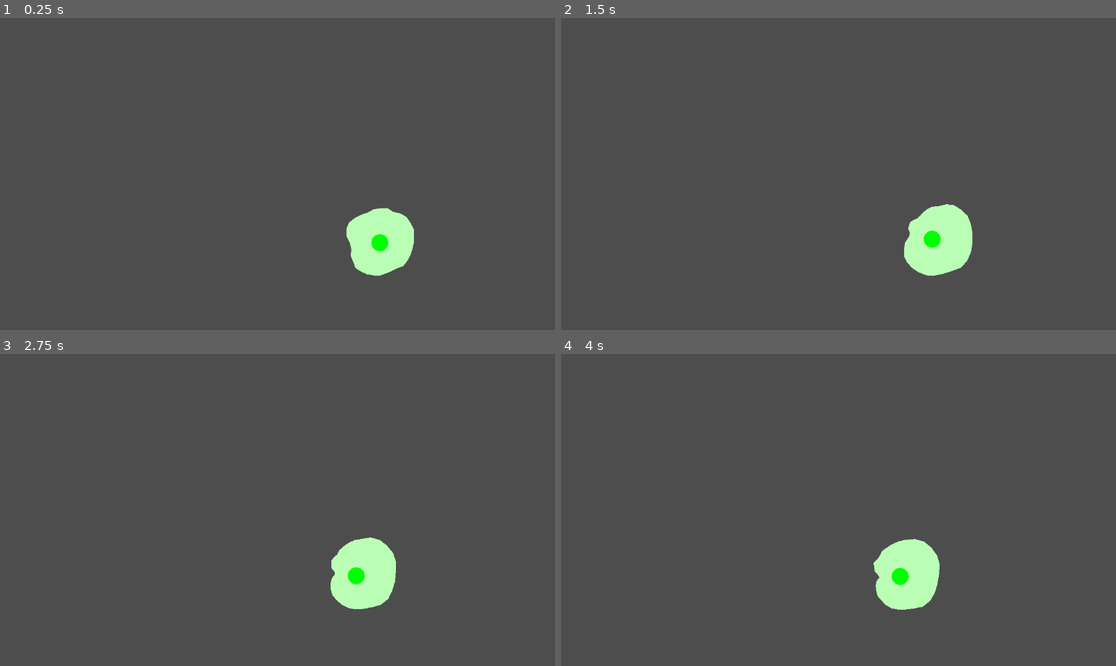
Above: before the commit, frames 1-4 (two rows, left to right).
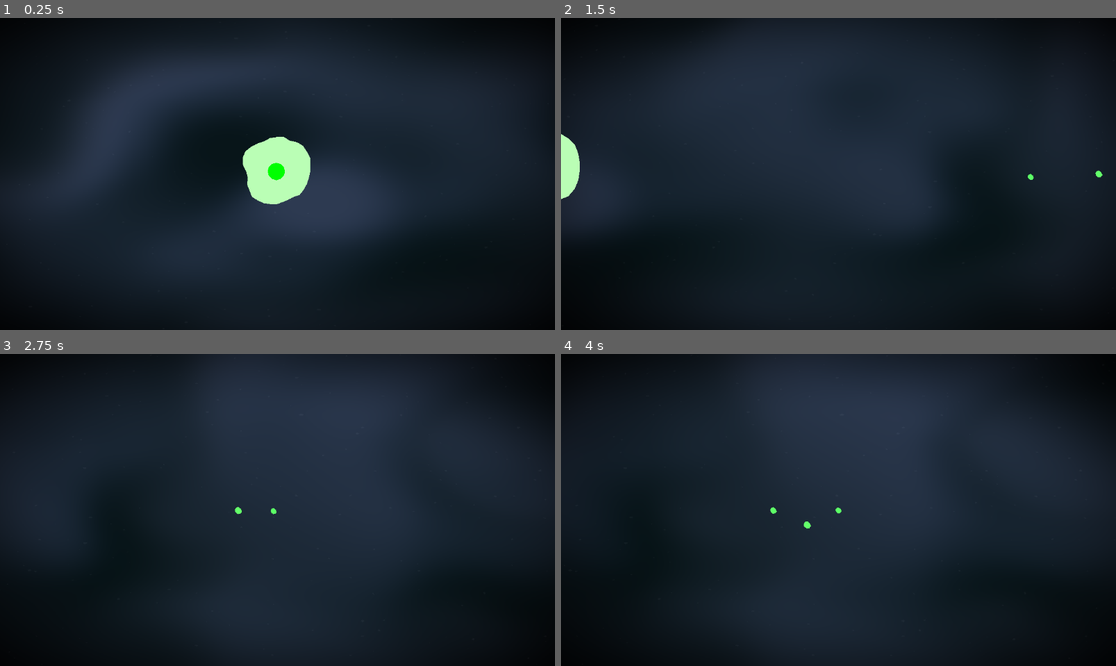
Above: after the commit, the same moments.

Repository: Snetchy09/jellism
Game: Godot game, scene res://World.tscn
Two runs of this game, one before a commit and one after it. Both use one fixed random seed, a clock stepped at 60 frames per second and the inputs below.
Inputs (mouse positions are in pixels of both pictures, inside the frame that each line leads up to):
- Up to frame 1 (0.25 s): no input
- Up to frame 2 (1.5 s): move the mouse to (960, 158) at 0.52 s; hold Right (ui_right) 0.53-1.25 s; hold Tab (ui_focus_next) 0.53-1.25 s; click (960, 158) at 0.67 s; drag from (727, 189) to (927, 233) at 1.27 s
- Up to frame 3 (2.75 s): move the mouse to (333, 441) at 2.02 s; hold Right (ui_right) from 2.03 s (still down); hold Tab (ui_focus_next) from 2.03 s (still down); click (333, 441) at 2.17 s
- Up to frame 4 (4 s): release Right (ui_right) at 2.75 s; release Tab (ui_focus_next) at 2.75 s; drag from (810, 572) to (672, 463) at 2.77 s; move the mouse to (1005, 556) at 3.52 s; hold Left (ui_left) from 3.53 s (still down); hold Tab (ui_focus_next) from 3.53 s (still down); click (1005, 556) at 3.67 s

The runs differ from the first frame. In frame 1, 100% of the frame differs, in the area x 0-100%, y 0-100%; in frame 2, 100%; in frame 3, 100%; in frame 4, 100%.

Commit message:
Test push auto

Diff:
--- /dev/null
+++ b/Biome.tscn
@@ -0,0 +1,96 @@
+[gd_scene load_steps=3 format=3 uid="uid://b1lp6wpb873um"]
+
+[sub_resource type="GDScript" id="GDScript_k3e1w"]
+script/source = "extends Area2D
+
+class_name Biome
+
+@export var biome_name: String = \"Default Biome\"
+@export var comfort: float = 0.5 # 0-1, how nice this biome is in general
+@export var nutrient_richness: float = 0.5 # 0-1, how much food typically spawns here
+@export var temperature: float = 0.5 # 0-1, can be used later for role preferences
+@export var base_color: Color = Color(0.15, 0.2, 0.3, 0.45)
+
+# World placement / shape controls
+@export var randomize_on_start: bool = true
+@export var world_half_extents: Vector2 = Vector2(2000, 2000)
+@export var min_radius: float = 400.0
+@export var max_radius: float = 900.0
+@export var z_index_in_world: int = -10
+
+# Shape / color controls
+@export var allow_circle: bool = false # default: no perfect circles
+@export var allow_ellipse: bool = true
+@export var allow_blob: bool = true
+@export var randomize_color: bool = true
+
+@onready var poly: Polygon2D = $Polygon2D
+@onready var collision_shape: CollisionShape2D = $CollisionShape2D
+
+enum ShapeMode { CIRCLE, ELLIPSE, BLOB }
+
+func _ready():
+	add_to_group(\"biomes\")
+	z_index = z_index_in_world
+	if poly:
+		poly.color = base_color
+		poly.z_index = z_index_in_world
+	if randomize_on_start:
+		_randomize_biome()
+
+func _randomize_biome():
+	var rng := RandomNumberGenerator.new()
+	rng.randomize()
+	# Random world position in a big rectangle around (0,0)
+	global_position = Vector2(
+		rng.randf_range(-world_half_extents.x, world_half_extents.x),
+		rng.randf_range(-world_half_extents.y, world_half_extents.y)
+	)
+	# Random radius / size
+	var radius: float = rng.randf_range(min_radius, max_radius)
+	if collision_shape and collision_shape.shape is CircleShape2D:
+		collision_shape.shape.radius = radius
+	# Randomize base color a bit so each biome looks different
+	if randomize_color and poly:
+		var t: float = rng.randf()
+		var col1: Color = Color(0.1, 0.25, 0.3, 0.3)
+		var col2: Color = Color(0.9, 1.0, 0.7, 0.55)
+		base_color = col1.lerp(col2, t)
+		poly.color = base_color
+	# Choose a random shape mode allowed by flags
+	var modes := []
+	if allow_circle: modes.append(ShapeMode.CIRCLE)
+	if allow_ellipse: modes.append(ShapeMode.ELLIPSE)
+	if allow_blob: modes.append(ShapeMode.BLOB)
+	if modes.is_empty():
+		modes.append(ShapeMode.BLOB)
+	var mode: int = modes[rng.randi() % modes.size()]
+	# Build polygon according to mode
+	if poly:
+		var pts := PackedVector2Array()
+		var segments := 48
+		var stretch_x: float = 1.0
+		var stretch_y: float = 1.0
+		if mode == ShapeMode.ELLIPSE:
+			stretch_x = rng.randf_range(0.5, 1.6)
+			stretch_y = rng.randf_range(0.5, 1.6)
+		for i in range(segments):
+			var angle: float = TAU * float(i) / float(segments)
+			var r: float = radius
+			if mode == ShapeMode.BLOB:
+				var wobble: float = rng.randf_range(-0.35, 0.35)
+				r *= 1.0 + wobble
+			var dir := Vector2(cos(angle) * stretch_x, sin(angle) * stretch_y).normalized()
+			pts.append(dir * r)
+		poly.polygon = pts
+"
+
+[sub_resource type="CircleShape2D" id="CircleShape2D_k3e1w"]
+
+[node name="Biome" type="Area2D" groups=["biomes"]]
+script = SubResource("GDScript_k3e1w")
+
+[node name="CollisionShape2D" type="CollisionShape2D" parent="."]
+shape = SubResource("CircleShape2D_k3e1w")
+
+[node name="Polygon2D" type="Polygon2D" parent="."]
--- /dev/null
+++ b/BiomeField.gd
@@ -0,0 +1,82 @@
+extends Node2D
+class_name BiomeField
+
+var background_rect: ColorRect
+@export var detail_scale: float = 15.0 # Match your 'UV * 15.0'
+
+func _ready():
+	z_index = -100
+	_create_background()
+
+func _create_background():
+	var canvas = CanvasLayer.new()
+	canvas.layer = -100
+	add_child(canvas)
+
+	background_rect = ColorRect.new()
+	background_rect.set_anchors_and_offsets_preset(Control.PRESET_FULL_RECT)
+	canvas.add_child(background_rect)
+
+	var mat = ShaderMaterial.new()
+	mat.shader = _get_shader()
+	background_rect.material = mat
+
+func _process(_delta):
+	var cam = get_viewport().get_camera_2d()
+	if cam:
+		background_rect.material.set_shader_parameter("cam_pos", cam.global_position)
+		background_rect.material.set_shader_parameter("zoom", cam.zoom.x)
+
+# THIS IS THE INTERACTIVE PART:
+# Any script can call: BiomeField.get_biome_at(position)
+static func get_biome_influence(pos: Vector2) -> float:
+	# We use a simple noise here that mimics the shader's 'n' value
+	# You can use a FastNoiseLite property here to match perfectly
+	return randf() # Placeholder: Replace with noise calculation if needed
+
+func _get_shader() -> Shader:
+	var shader = Shader.new()
+	shader.code = """
+	shader_type canvas_item;
+	uniform vec2 cam_pos;
+	uniform float zoom;
+
+	vec2 hash(vec2 p) {
+		p = vec2(dot(p, vec2(127.1, 311.7)), dot(p, vec2(269.5, 183.3)));
+		return -1.0 + 2.0 * fract(sin(p) * 43758.5453123);
+	}
+
+	float noise(vec2 p) {
+		vec2 i = floor(p); vec2 f = fract(p);
+		vec2 u = f*f*(3.0-2.0*f);
+		return mix(mix(dot(hash(i + vec2(0,0)), f - vec2(0,0)),
+		               dot(hash(i + vec2(1,0)), f - vec2(1,0)), u.x),
+		           mix(dot(hash(i + vec2(0,1)), f - vec2(0,1)),
+		               dot(hash(i + vec2(1,1)), f - vec2(1,1)), u.x), u.y);
+	}
+
+	void fragment() {
+		// FIXED WORLD COORDS
+		vec2 world_uv = (SCREEN_UV - 0.5) / zoom + (cam_pos * 0.001);
+		vec2 uv = world_uv * 2.0;
+		float t = TIME * 0.1;
+
+		float n = noise(uv + t);
+		n += 0.5 * noise(uv * 2.0 - t * 0.5);
+
+		// VIGNETTE STAYS STUCK TO SCREEN
+		float dist = distance(SCREEN_UV, vec2(0.5));
+
+		vec3 col;
+		col.r = 0.1 + 0.2 * noise(uv + n + 0.01);
+		col.g = 0.15 + 0.2 * noise(uv + n);
+		col.b = 0.2 + 0.3 * noise(uv + n - 0.01);
+
+		col *= smoothstep(0.8, 0.3, dist); // Use SCREEN_UV dist
+
+		if (noise(uv * 50.0) > 0.48) col += 0.03;
+
+		COLOR = vec4(col, 1.0);
+	}
+	"""
+	return shader
--- a/Camera2d.gd
+++ b/Camera2d.gd
@@ -5,15 +5,51 @@
 var min_zoom: float = 0.2
 var max_zoom: float = 2.0
 
+var pan_speed: float = 600.0
+var pan_accel: float = 8.0
+var pan_decel: float = 6.0
+var drag_pan_sensitivity: float = 1.0
+
+var _velocity: Vector2 = Vector2.ZERO
+var _target_position: Vector2
+
+func _ready():
+	_target_position = global_position
+
 func _input(event):
 	if event is InputEventMouseButton:
-		if event.button_index == MOUSE_BUTTON_WHEEL_UP:
+		if event.button_index == MOUSE_BUTTON_WHEEL_UP and event.pressed:
 			target_zoom = clamp(target_zoom + 0.1, min_zoom, max_zoom)
-		if event.button_index == MOUSE_BUTTON_WHEEL_DOWN:
+		elif event.button_index == MOUSE_BUTTON_WHEEL_DOWN and event.pressed:
 			target_zoom = clamp(target_zoom - 0.1, min_zoom, max_zoom)
 
+	# Mouse drag panning (right mouse button)
 	if event is InputEventMouseMotion and Input.is_mouse_button_pressed(MOUSE_BUTTON_RIGHT):
-		position -= event.relative / zoom # Pan relative to zoom level
+		# Move camera opposite to mouse movement, scaled by zoom
+		_target_position -= event.relative * drag_pan_sensitivity * (1.0 / zoom.x)
 
 func _process(delta):
+	# Smooth zoom
 	zoom = zoom.lerp(Vector2.ONE * target_zoom, delta * zoom_speed)
+
+	# Keyboard panning (WASD / arrow keys)
+	var input_dir := Vector2.ZERO
+	if Input.is_action_pressed("ui_right"):
+		input_dir.x += 1.0
+	if Input.is_action_pressed("ui_left"):
+		input_dir.x -= 1.0
+	if Input.is_action_pressed("ui_down"):
+		input_dir.y += 1.0
+	if Input.is_action_pressed("ui_up"):
+		input_dir.y -= 1.0
+
+	if input_dir.length() > 0.0:
+		input_dir = input_dir.normalized()
+		var boost := 1.5 if Input.is_action_pressed("ui_focus_next") else 1.0 # Shift by default
+		var target_vel := input_dir * pan_speed * boost * (1.0 / zoom.x)
+		_velocity = _velocity.lerp(target_vel, pan_accel * delta)
+	else:
+		_velocity = _velocity.lerp(Vector2.ZERO, pan_decel * delta)
+
+	_target_position += _velocity * delta
+	global_position = global_position.lerp(_target_position, 1.0 - exp(-pan_accel * delta))
--- a/Food.gd
+++ b/Food.gd
@@ -1,7 +1,20 @@
 extends Area2D
 
-var velocity := Vector2.ZERO
-var noise_offset := randf() * 100.0
+const FOOD_SCENE: PackedScene = preload("res://Food.tscn")
+
+var velocity: Vector2 = Vector2.ZERO
+var noise_offset: float = randf() * 100.0
+
+@onready var poly: Polygon2D = $Polygon2D
+
+# Life-like properties
+@export var energy: float = 8.0
+@export var energy_decay: float = 0.15
+@export var max_age: float = 80.0
+@export var division_energy: float = 14.0
+@export var division_chance: float = 0.25
+
+var age: float = 0.0
 
 func _ready():
 	# Random initial drift
@@ -9,6 +22,9 @@
 	add_to_group("food")
 
 func _process(delta):
+	age += delta
+	energy -= energy_decay * delta
+
 	# Move
 	position += velocity * delta
 
@@ -20,6 +36,35 @@
 
 	# Bounce off screen edges
 	var screen_size = get_viewport_rect().size
-	if position.x < 0 or position.x > screen_size.x: velocity.x *= -1
-	if position.y < 0 or position.y > screen_size.y: velocity.y *= -1
+	if position.x < 0 or position.x > screen_size.x:
+		velocity.x *= -1
+	if position.y < 0 or position.y > screen_size.y:
+		velocity.y *= -1
 	position = position.clamp(Vector2.ZERO, screen_size)
+
+	# Visual "micro-organism" pulsing
+	var pulse: float = sin(time * 3.0 + noise_offset) * 0.1 + 1.0
+	scale = Vector2.ONE * pulse
+
+	# Color based on energy (brighter when "rich")
+	if poly:
+		var energy_ratio: float = clamp(energy / division_energy, 0.0, 1.0)
+		var base_color := Color(0.3, 0.9, 0.4)
+		var rich_color := Color(0.9, 1.2, 0.6)
+		poly.modulate = base_color.lerp(rich_color, energy_ratio * pulse)
+
+	# Life cycle: die when out of energy or too old
+	if energy <= 0.0 or age >= max_age:
+		queue_free()
+		return
+
+	# Occasional simple division
+	if energy >= division_energy and randf() < division_chance * delta:
+		_divide()
+
+func _divide():
+	energy *= 0.5
+	if FOOD_SCENE:
+		var child: Area2D = FOOD_SCENE.instantiate()
+		child.position = position + Vector2(randf_range(-10, 10), randf_range(-10, 10))
+		get_parent().add_child(child)
--- a/Food.tscn
+++ b/Food.tscn
@@ -13,4 +13,5 @@
 shape = SubResource("RectangleShape2D_jqqg7")
 
 [node name="Polygon2D" type="Polygon2D" parent="."]
-polygon = PackedVector2Array(-13, -12, 10, -13, 10, 11, -11, 11)
+color = Color(0.6, 1.0, 0.8, 1.0)
+polygon = PackedVector2Array(0, -7, 5, -3, 7, 2, 4, 6, -1, 7, -6, 3, -7, -2, -4, -6)
--- a/FoodSpawner.gd
+++ b/FoodSpawner.gd
@@ -3,9 +3,14 @@
 @export var food_scene: PackedScene = preload("res://Food.tscn") # Check your path!
 @export var spawn_interval: float = 0.5
 @export var max_food: int = 25
+# Half-size of the world in each direction (you can tweak this in the editor)
+@export var world_half_extents: Vector2 = Vector2(2000, 2000)
+
+var rng := RandomNumberGenerator.new()
 
 func _ready():
 	# Start spawning
+	rng.randomize()
 	var timer = Timer.new()
 	add_child(timer)
 	timer.wait_time = spawn_interval
@@ -17,12 +22,13 @@
 
 	if current_food < max_food:
 		var food = food_scene.instantiate()
-		var screen_size = get_viewport_rect().size
 
-		# Spawn at a random position
-		food.position = Vector2(
-			randf_range(-50, screen_size.x - 5),
-			randf_range(-50, screen_size.y - 5)
+		# Spawn anywhere in the world rectangle centered at (0, 0)
+		var spawn_pos := Vector2(
+			rng.randf_range(-world_half_extents.x, world_half_extents.x),
+			rng.randf_range(-world_half_extents.y, world_half_extents.y)
 		)
 
+		# Add to the world first, then set global position so it truly respects world coords
 		get_parent().add_child(food)
+		food.global_position = spawn_pos
--- a/World.tscn
+++ b/World.tscn
@@ -1,16 +1,20 @@
-[gd_scene load_steps=4 format=3 uid="uid://cdy4ifsmbmmb6"]
+[gd_scene load_steps=5 format=3 uid="uid://clkmqew1wswcj"]
 
 [ext_resource type="PackedScene" uid="uid://bw8lutsecsoxr" path="res://Cell.tscn" id="1_2dftf"]
 [ext_resource type="Script" uid="uid://bihv66hf1h2ue" path="res://FoodSpawner.gd" id="2_2dftf"]
-[ext_resource type="Script" uid="uid://460nvg0i5lot" path="res://Camera2d.gd" id="3_bcbcq"]
+[ext_resource type="Script" uid="uid://460nvg0i5lot" path="res://camera2d.gd" id="3_bcbcq"]
+[ext_resource type="Script" uid="uid://cl5qsxajoam33" path="res://BiomeField.gd" id="4_js7pq"]
 
 [node name="World" type="Node2D"]
 
 [node name="Cell" parent="." instance=ExtResource("1_2dftf")]
-position = Vector2(215, 148)
 
 [node name="FoodSpawner" type="Node2D" parent="."]
 script = ExtResource("2_2dftf")
 
 [node name="Camera2D" type="Camera2D" parent="."]
 script = ExtResource("3_bcbcq")
+
+[node name="BiomeField" type="Node2D" parent="."]
+z_index = -100
+script = ExtResource("4_js7pq")
--- a/cell/CellVisuals.gd
+++ b/cell/CellVisuals.gd
@@ -39,6 +39,37 @@
 		cell.nucleus.modulate = base_color
 
 func draw(cell: Node2D, time: float = 0.0):
+
+	# 1. NUCLEUS (jelly lag)
+	var nucleus_offset = (cell.external_force * -0.05).limit_length(10.0)
+	cell.draw_circle(
+		nucleus_offset,
+		cell.current_radius * 0.3,
+		Color(0, 0, 0, 0.2)
+	)
+	cell.draw_circle(
+		nucleus_offset,
+		cell.current_radius * 0.25,
+		cell.modulate.darkened(0.4)
+	)
+
+	# 2. INTERNAL ORGANELLES
+	for i in range(3):
+		var pos = Vector2(cos(i * 2.0), sin(i * 2.0)) * (cell.current_radius * 0.5)
+		cell.draw_circle(
+			pos + (cell.external_force * -0.02),
+			2.0,
+			Color(1, 1, 1, 0.3)
+		)
+
+	# 3. RIM LIGHTING
+	var points := PackedVector2Array()
+	for i in range(8):
+		var a = PI * 1.1 + (i * 0.15)
+		points.append(Vector2(cos(a), sin(a)) * (cell.current_radius * 0.85))
+
+	cell.draw_polyline(points, Color(1, 1, 1, 0.5), 3.0)
+
 	# BEING EATEN - RED GLOW & SUCTION
 	if cell.is_being_eaten and is_instance_valid(cell.being_eaten_by):
 		var eaten_pulse = sin(time * 15.0) * 0.5 + 0.5
--- a/project.godot
+++ b/project.godot
@@ -11,7 +11,7 @@
 [application]
 
 config/name="jellism"
-run/main_scene="uid://cdy4ifsmbmmb6"
+run/main_scene="res://World.tscn"
 config/features=PackedStringArray("4.5", "Mobile")
 config/icon="res://icon.svg"
 
Not shown, added: BiomeField.gd.uid
